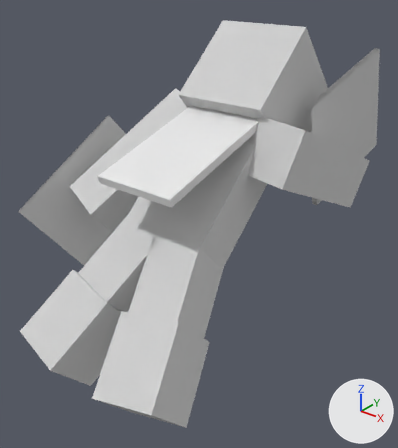
Before and after pictures for a commit that changed the Blender file models_source/skinsdb_3d_armor_character_5_hover.blend.
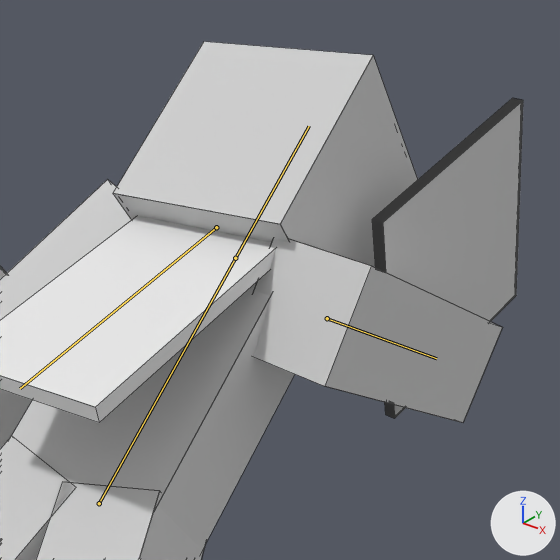
Each version is shown whole from a 50 mm lens placed at (14.8, -16.5, 19.1), pointed at (-0.8, 3.0, 7.1), then close up on the part from 31% to 100% of the width and 0% to 61% of the height. The axes (+X, +Y, +Z) are drawn at lower right. The lights are the same throughout. The older version's two pictures come first. Both versions are drawn at frame 1780 of the action 'ArmatureAction'; the numbers are the values there. The bones that change, and the others that lie on the model, are drawn over the model as lines in the close-ups. The close-ups show mesh edges as thin lines.

Names of what the first close-up shows: 'Player'.
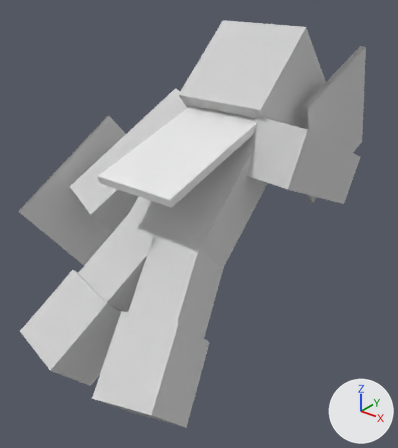
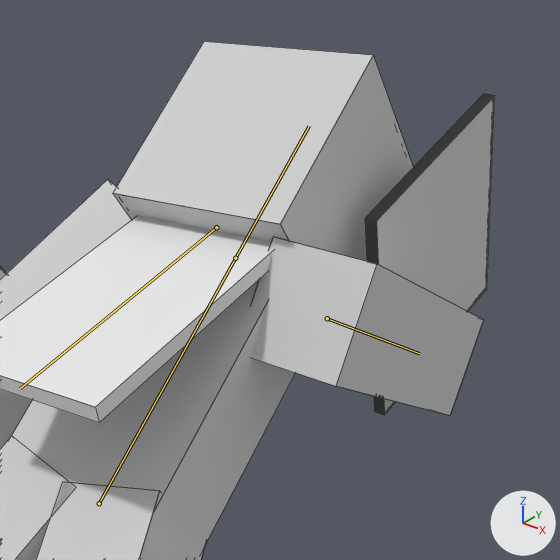
Changed parts and their boxes [x1, y1, x2, y2] in the close-ups (560 x 560 px):
'Player', posed
    before: [0, 42, 523, 560]
    after: [0, 42, 495, 560]
bone 'Arm_Right', root to tip
    before: (327, 318) to (436, 358)
    after: (327, 318) to (419, 353)

What the commit changed:
Bone 'Arm_Right' (bone_arm_right) turns from (114, 0, 7) to (114, -3, 2) degrees about its own x, y and z.
